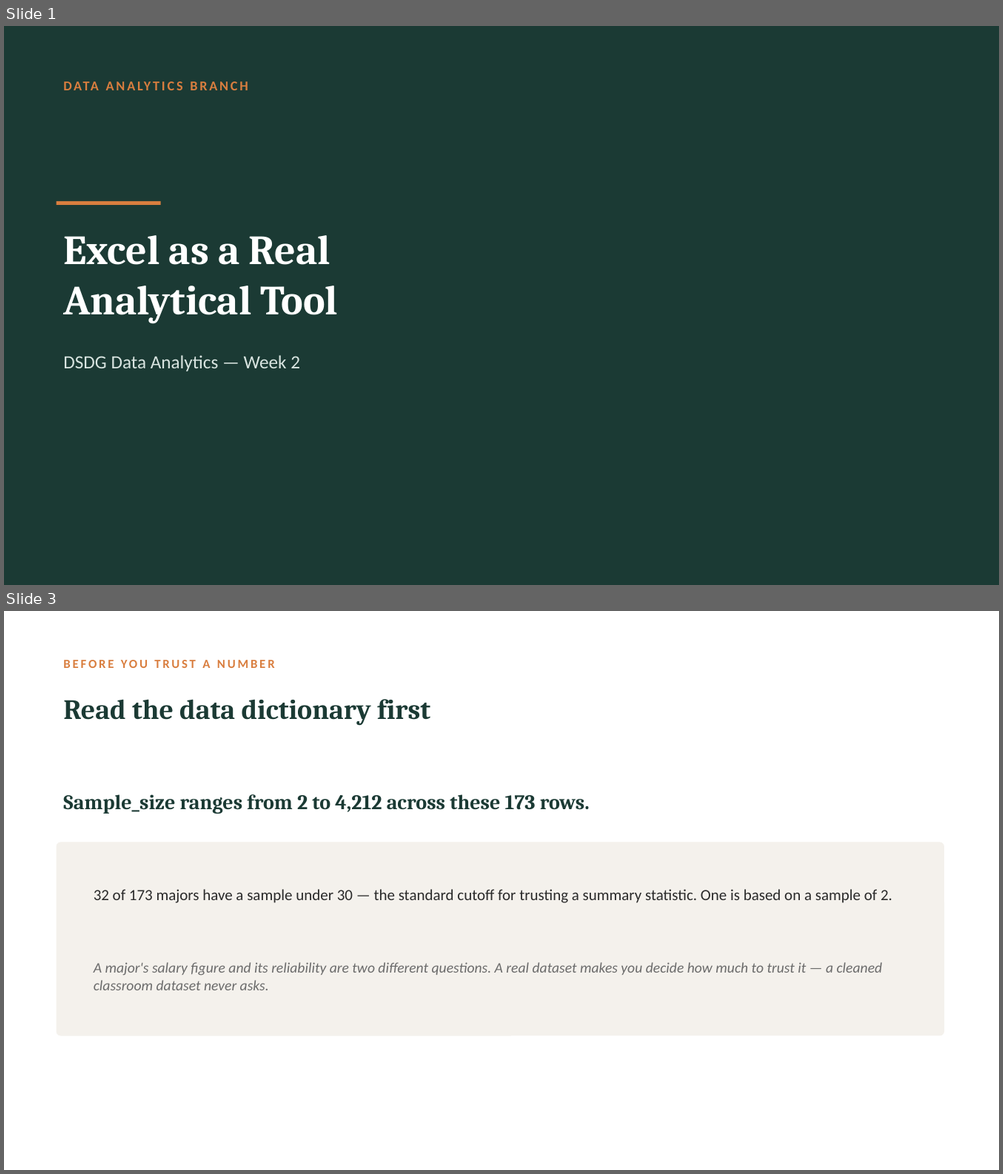
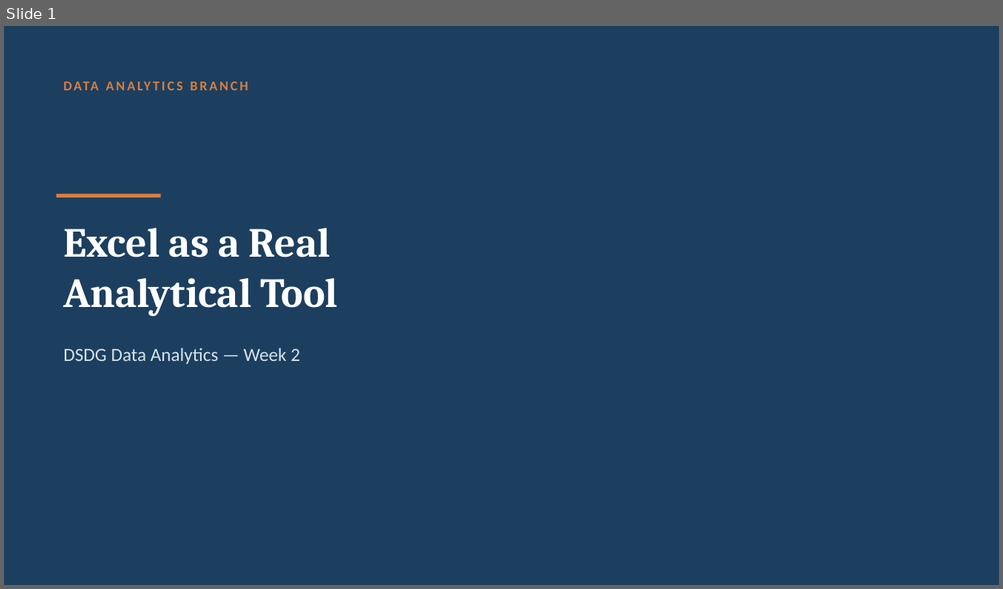
Before and after one commit to Zahi-Rahman/DSDG-Data-Analytics-Branch, a slide deck: week-02-excel/slides/week-02-slides.pptx. Shown one above the other, each under a label of ours: slides 1 and 3 before the commit, slide 1 after it; the slides between them are not shown. The pictures are 1003x1174 and 1003x589 pixels, drawn with LibreOffice and Linux fonts; fonts in the diff are those of the drawing. Boxes give left, top, right and bottom in pixels: in the first picture for what was removed or moved away, otherwise in the second. Text is boxed around its words. In the diff, an @@ line names an element or a change of style, - is before the commit and + after.

Commit message:
Week 2: add Excel cheat sheet, rewrite in plainer voice, recolor slides

```diff
--- a/week-02-excel/slides/week-02-slides.pptx
+++ b/week-02-excel/slides/week-02-slides.pptx
@@ slide 3 removed at (x1=4, y1=611, x2=999, y2=1170), background #FFFFFF @@
@@ text removed at (x1=63, y1=660, x2=275, y2=668) @@
-BEFORE YOU TRUST A NUMBER
@@ text removed at (x1=63, y1=699, x2=430, y2=725) @@
-Read the data dictionary first
@@ text removed at (x1=63, y1=795, x2=589, y2=814) @@
-Sample_size ranges from 2 to 4,212 across these 173 rows.
@@ rounded rectangle removed at (x1=57, y1=843, x2=944, y2=1037) @@
@@ text removed at (x1=94, y1=889, x2=892, y2=903) @@
-32 of 173 majors have a sample under 30 — the standard cutoff for trusting a summary statistic. One is based on a sample of 2.
@@ text removed at (x1=94, y1=963, x2=882, y2=991) @@
-A major's salary figure and its reliability are two different questions. A real dataset makes you decide how much to trust it — a cleaned classroom dataset never asks.
@@ slide 1 changed as well @@
@@ background #1B3A34 to #1C3F60 @@
@@ 2 texts, 1 rectangle moved together from (x1=57, y1=201, x2=338, y2=369) to (x1=57, y1=194, x2=338, y2=361) @@
@@ text "DSDG Data Analytics — Week ..." at (x1=63, y1=348, x2=300, y2=361): text colour #D8E4E0 to #D6E2EA @@
```
Also in this commit, not shown: 5 other slides changed, 1 slide added, 1 other slide removed, 3 other files.
